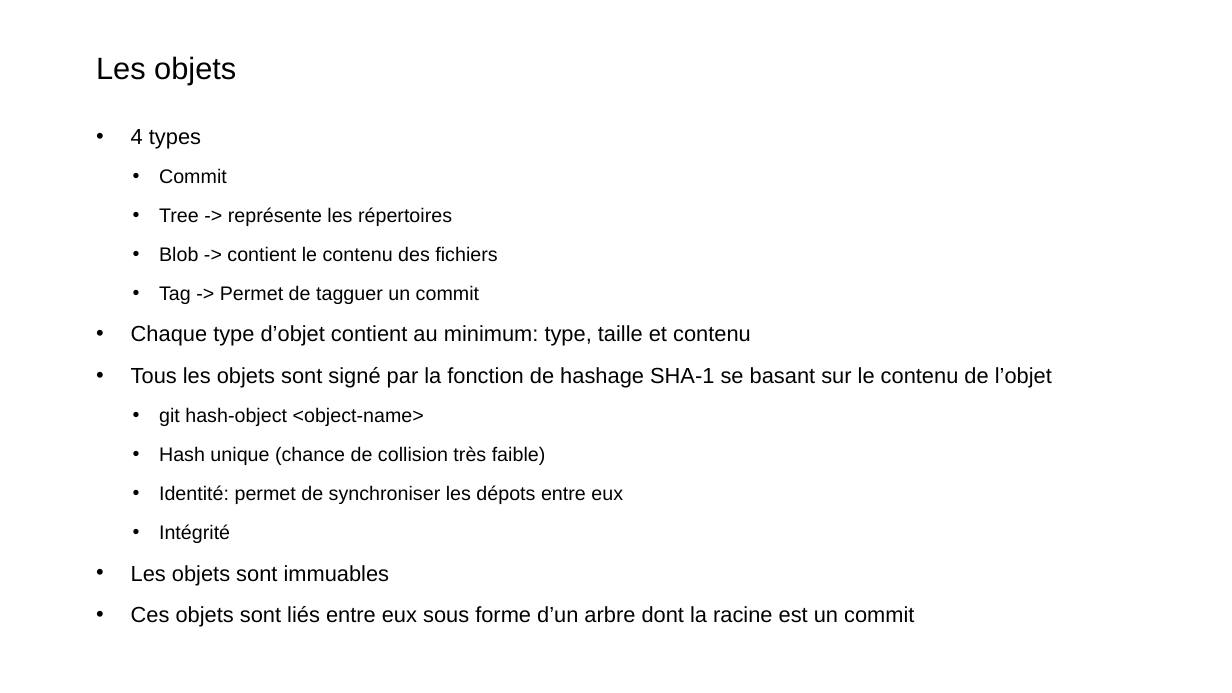
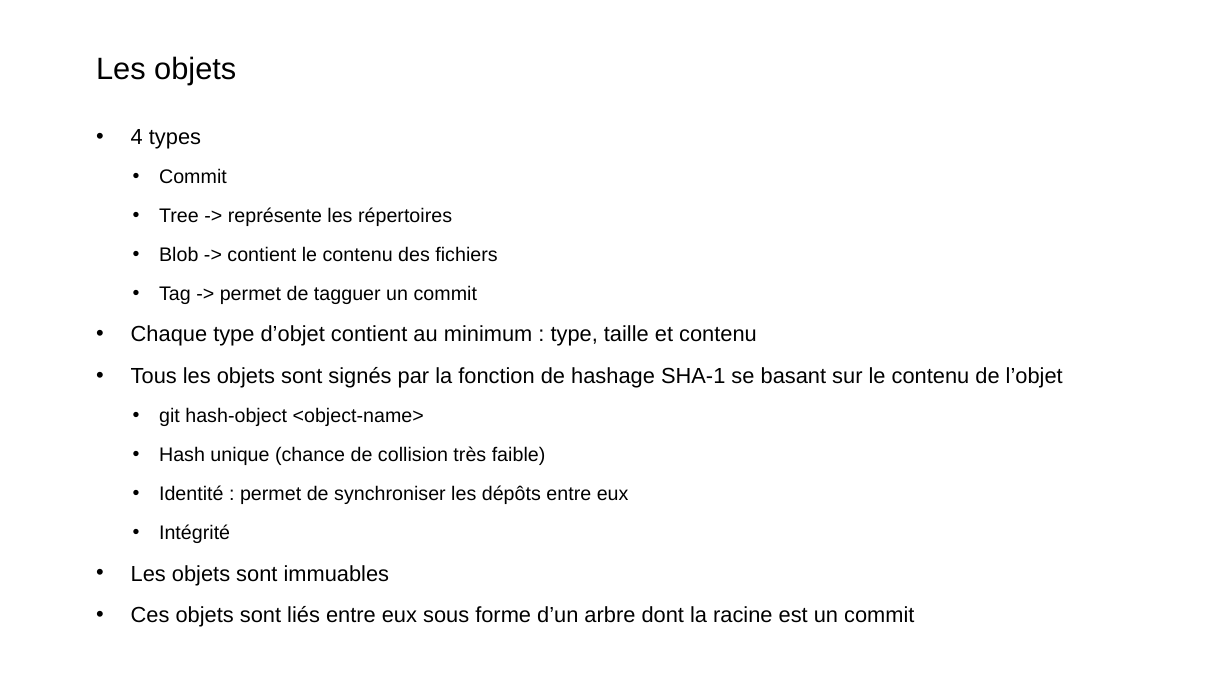
Before and after one commit to Xaviou1003/formation-git, a slide deck: slide 4 of Formation Git - avancée.pptx. Drawn at 1232x693 pixels with LibreOffice and Linux fonts; fonts in the diff are those of the drawing; background and template pictures are left out. Boxes give left, top, right and bottom in pixels: in the first picture for what was removed or moved away, otherwise in the second. Text is boxed around its words. In the diff, an @@ line names an element or a change of style, - is before the commit and + after.

```diff
--- a/Formation Git - avancée.pptx
+++ b/Formation Git - avancée.pptx
@@ text at (131, 285, 1063, 388): text changed @@
-  • Tag -> Permet de tagguer un commit
-• Chaque type d’objet contient au minimum: type, taille et contenu
-• Tous les objets sont signé par la fonction de hashage SHA-1 se basant sur le contenu de l’objet
+  • Tag -> permet de tagguer un commit
+• Chaque type d’objet contient au minimum : type, taille et contenu
+• Tous les objets sont signés par la fonction de hashage SHA-1 se basant sur le contenu de l’objet
@@ text at (159, 485, 629, 504): text changed @@
-  • Identité: permet de synchroniser les dépots entre eux
+  • Identité : permet de synchroniser les dépôts entre eux
```
Also in this commit, not shown: 10 other slides changed, 1 other file.
